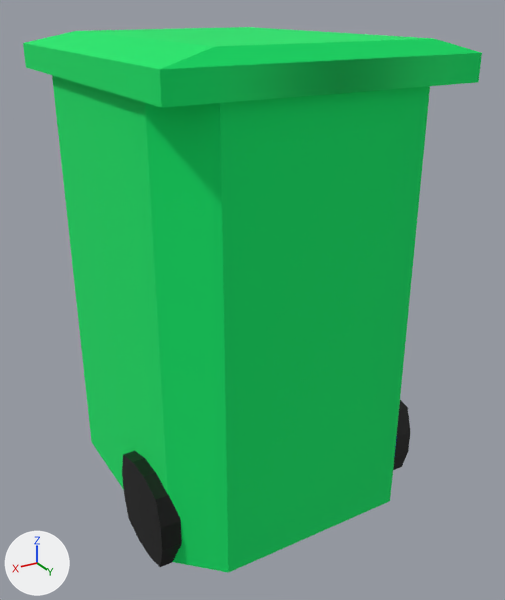
The FBX model Assets/Models/Environment/greenbin.fbx as it was, and as the next commit left it.
Before and after are seen from a 50 mm camera at (0.852, 1.405, 1.244) aimed at (-0.031, -0.068, 0.508). Arrows for +X, +Y and +Z are at lower left; the lights stay in place. Where no turn or scale is listed for an object, it has been applied to the vertices.

Names of what the first picture shows: 'bin'.
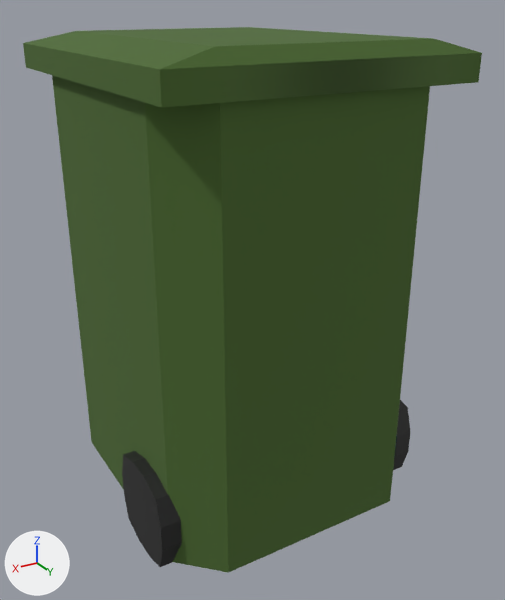
Where the change shows, as pixel boxes [x1, y1, x2, y2] in the pictures (505 x 600 px):
'bin', surface changed
    both: [23, 27, 482, 573]

The change, as a list of edits to the scene's bpy script:
```text
Add img_green_png:
    img_green_png = load_image('Green.png', '_unpacked/Green.png', 128, 128, 'sRGB')
Change mat_green:
    remove mat_green.base_color = (0.0, 0.8, 0.142)  # green #00e769
    add mat_green.texture = img_green_png  # with its transparency
```
